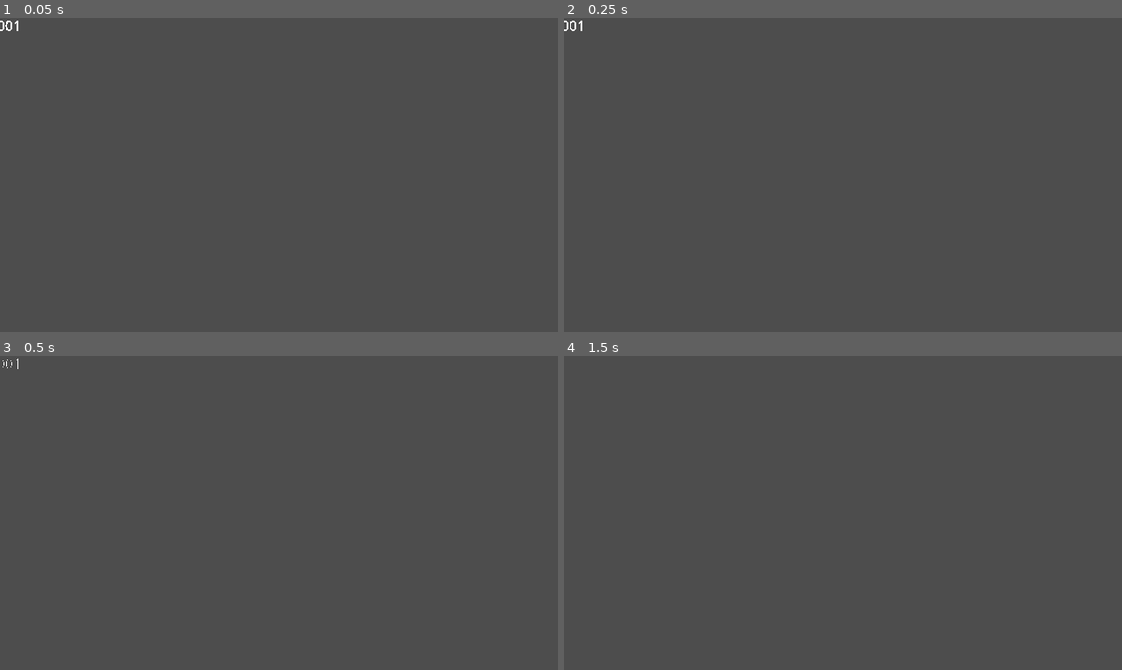
Above: before the commit, frames 1-4 (two rows, left to right).
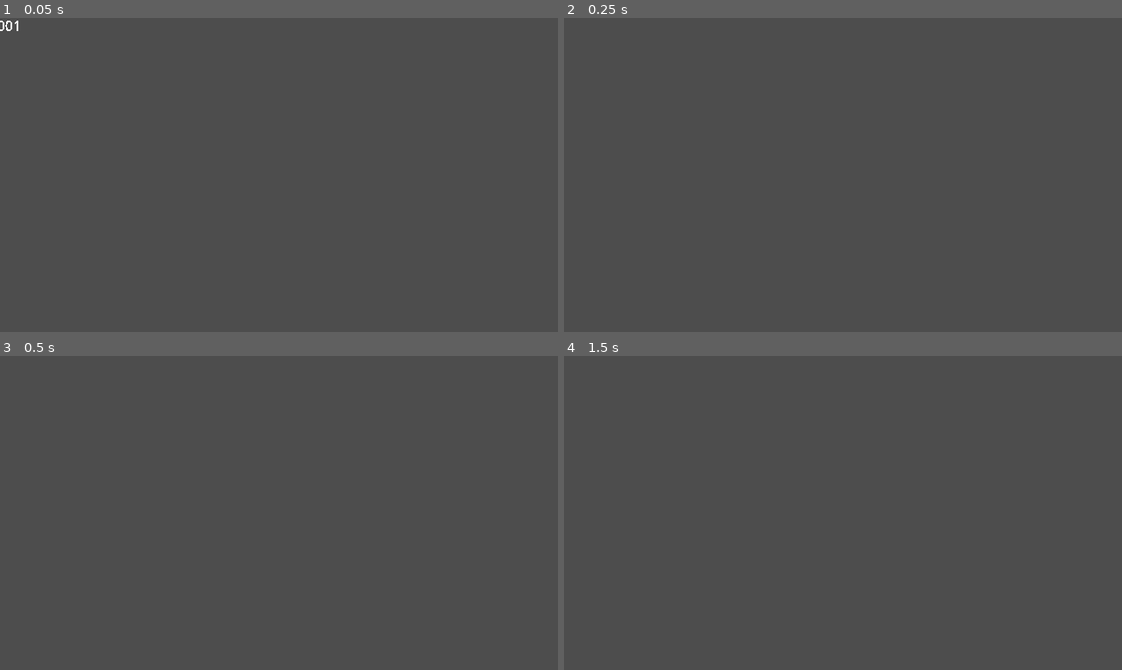
Above: after the commit, the same moments.

Repository: jollyroger182/clocked-in
Game: Godot game, scene res://scenes/game/tier.tscn
Same seed, same stepped clock (60 frames per second), same inputs: the game is played once before the commit and once after it. This scene is started directly instead of the project's main scene.
Inputs (mouse positions are in pixels of both pictures, inside the frame that each line leads up to):
- Up to frame 1 (0.05 s): no input
- Up to frame 2 (0.25 s): no input
- Up to frame 3 (0.5 s): no input
- Up to frame 4 (1.5 s): tap Enter at 0.5 s; move the mouse to (965, 497) at 0.52 s; hold Right 0.53-1.25 s; hold Space (hit) 0.53-1.25 s; click (965, 497) at 0.67 s; drag from (731, 528) to (815, 575) at 1.27 s

The runs differ from the first frame. In frame 1, less than 0.1% of the frame differs, in the area x 1-2%, y 3-5%; in frame 2, less than 0.1%, in the area x 0-4%, y 0-5%; in frame 3, less than 0.1%; in frame 4, nothing differs.

Commit message:
fix tier fade out

Diff:
--- a/assets/resources/shaders/pixelmaterial.tres
+++ b/assets/resources/shaders/pixelmaterial.tres
@@ -5,3 +5,4 @@
 [resource]
 shader = ExtResource("1_17v8p")
 shader_parameter/alpha_threshold = 0.5
+shader_parameter/alpha = 1.0
--- a/scenes/game/notes.gd
+++ b/scenes/game/notes.gd
@@ -44,8 +44,8 @@
 
 func _spawn_tier(text: String, offset: float, color: Color) -> void:
 	var t = tier.instantiate()
-	t.fade_time = 0.25
-	t.travel_dist = 120.0
+	#t.fade_time = 0.25
+	#t.travel_dist = 20.0
 	t.set_text(text, offset)
 	t.set_color(color)
 	tier_spawn.add_child(t)
--- a/scenes/game/tier.gd
+++ b/scenes/game/tier.gd
@@ -1,7 +1,7 @@
 extends Node2D
 
-var travel_dist := 5.0
-var fade_time := 0.75
+var travel_dist := 20.0
+var fade_time := 0.25
 
 func _ready() -> void:
 	#elapsed_time += delta
@@ -9,9 +9,10 @@
 	tween.set_parallel(true)
 	tween.set_trans(Tween.TRANS_EXPO)
 	tween.set_ease(Tween.EASE_IN)
-	tween.tween_property(self, 'position:y', position.y - travel_dist, fade_time)
+	tween.tween_property(self, 'position:y', -travel_dist, fade_time)
 	tween.set_trans(Tween.TRANS_SINE)
-	tween.tween_property(self, 'modulate:a', 0.0, fade_time)
+	tween.tween_property($tierLabel, 'material:shader_parameter/alpha', 0.0, fade_time)
+	tween.tween_property($timeOffset, 'material:shader_parameter/alpha', 0.0, fade_time)
 	tween.set_parallel(false)
 	tween.tween_callback(self.queue_free)
 
--- a/scripts/shift_button_up_slightly.gd
+++ b/scripts/shift_button_up_slightly.gd
@@ -1,7 +1,7 @@
 extends Button
 
 var distance := 2.0
-var duration := 0.3
+var duration := 0.4
 var tween: Tween
 
 var origin: float
